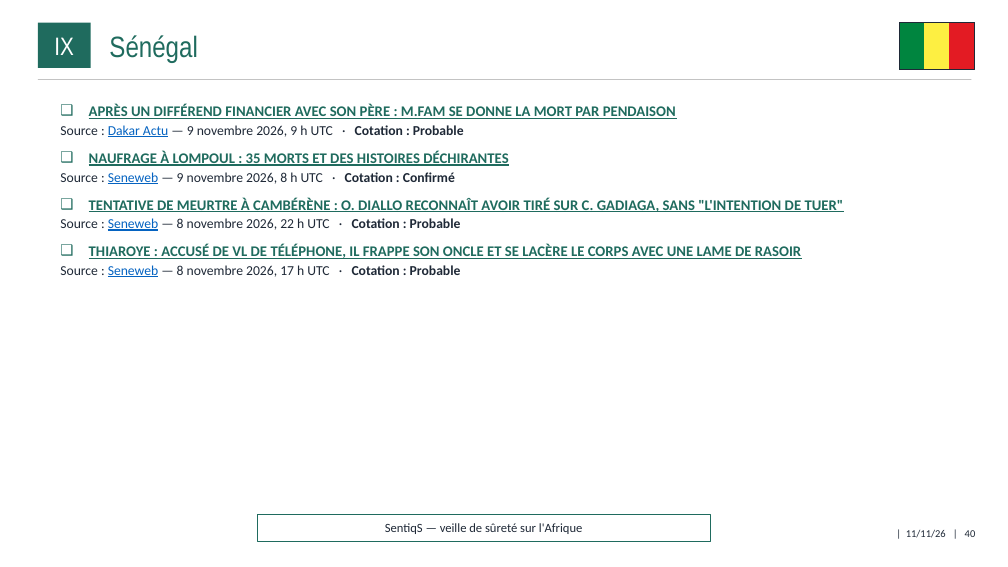
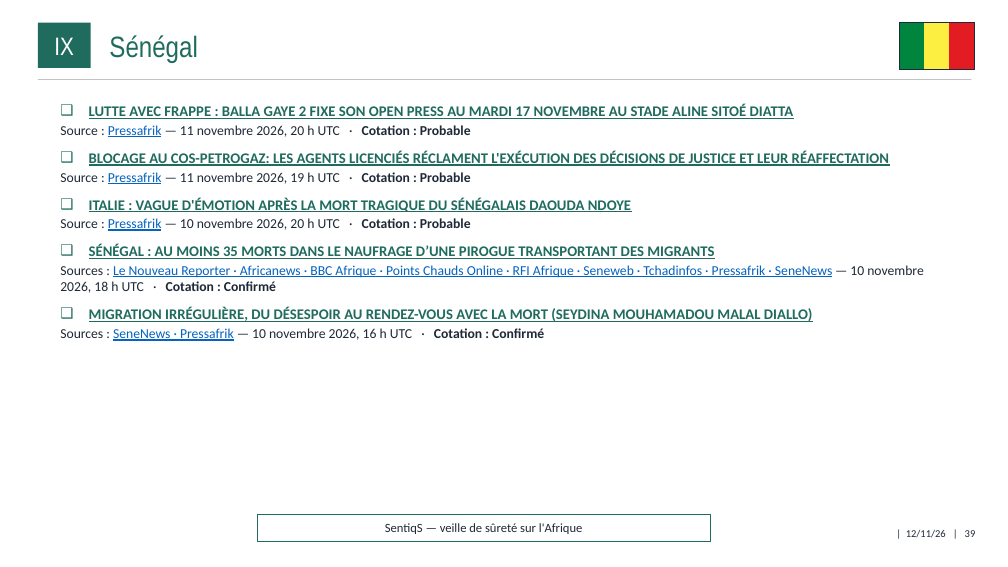
Before and after one commit to ytl1-ops/SentiqS, a slide deck: slide 39 of web/rapports/mensuel/2026-11.pptx (slide 40 before the commit). Drawn at 1008x567 pixels with LibreOffice and Linux fonts; fonts in the diff are those of the drawing. Boxes give left, top, right and bottom in pixels: in the first picture for what was removed or moved away, otherwise in the second. Text is boxed around its words. In the diff, an @@ line names an element or a change of style, - is before the commit and + after.

```diff
--- a/web/rapports/mensuel/2026-11.pptx
+++ b/web/rapports/mensuel/2026-11.pptx
@@ text at [60,104,923,341]: text changed @@
-❑ APRÈS UN DIFFÉREND FINANCIER AVEC SON PÈRE : M.FAM SE DONNE LA MORT PAR PENDAISON
-  ▪ Source : Dakar Actu — 9 novembre 2026, 9 h UTC · Cotation : Probable
-❑ NAUFRAGE À LOMPOUL : 35 MORTS ET DES HISTOIRES DÉCHIRANTES
-  ▪ Source : Seneweb — 9 novembre 2026, 8 h UTC · Cotation : Confirmé
-❑ TENTATIVE DE MEURTRE À CAMBÉRÈNE : O. DIALLO RECONNAÎT AVOIR TIRÉ SUR C. GADIAGA, SANS "L'INTENTION DE TUER"
-  ▪ Source : Seneweb — 8 novembre 2026, 22 h UTC · Cotation : Probable
-❑ THIAROYE : ACCUSÉ DE VL DE TÉLÉPHONE, IL FRAPPE SON ONCLE ET SE LACÈRE LE CORPS AVEC UNE LAME DE RASOIR
-  ▪ Source : Seneweb — 8 novembre 2026, 17 h UTC · Cotation : Probable
+❑ LUTTE AVEC FRAPPE : BALLA GAYE 2 FIXE SON OPEN PRESS AU MARDI 17 NOVEMBRE AU STADE ALINE SITOÉ DIATTA
+  ▪ Source : Pressafrik — 11 novembre 2026, 20 h UTC · Cotation : Probable
+❑ BLOCAGE AU COS-PETROGAZ: LES AGENTS LICENCIÉS RÉCLAMENT L'EXÉCUTION DES DÉCISIONS DE JUSTICE ET LEUR RÉAFFECTATION
+  ▪ Source : Pressafrik — 11 novembre 2026, 19 h UTC · Cotation : Probable
+❑ ITALIE : VAGUE D'ÉMOTION APRÈS LA MORT TRAGIQUE DU SÉNÉGALAIS DAOUDA NDOYE
+  ▪ Source : Pressafrik — 10 novembre 2026, 20 h UTC · Cotation : Probable
+❑ SÉNÉGAL : AU MOINS 35 MORTS DANS LE NAUFRAGE D’UNE PIROGUE TRANSPORTANT DES MIGRANTS
+  ▪ Sources : Le Nouveau Reporter · Africanews · BBC Afrique · Points Chauds Online · RFI Afrique · Seneweb · Tchadinfos · Pressafrik · SeneNews — 10 novembre 2026, 18 h UTC · Cotation : Confirmé
+❑ MIGRATION IRRÉGULIÈRE, DU DÉSESPOIR AU RENDEZ-VOUS AVEC LA MORT (SEYDINA MOUHAMADOU MALAL DIALLO)
+  ▪ Sources : SeneNews · Pressafrik — 10 novembre 2026, 16 h UTC · Cotation : Confirmé
@@ text at [906,530,976,538]: text changed @@
-| 11/11/26 | 40
+| 12/11/26 | 39
```
Also in this commit, not shown: 39 other slides changed, 1 slide added, 1 slide removed, 10 other files.
